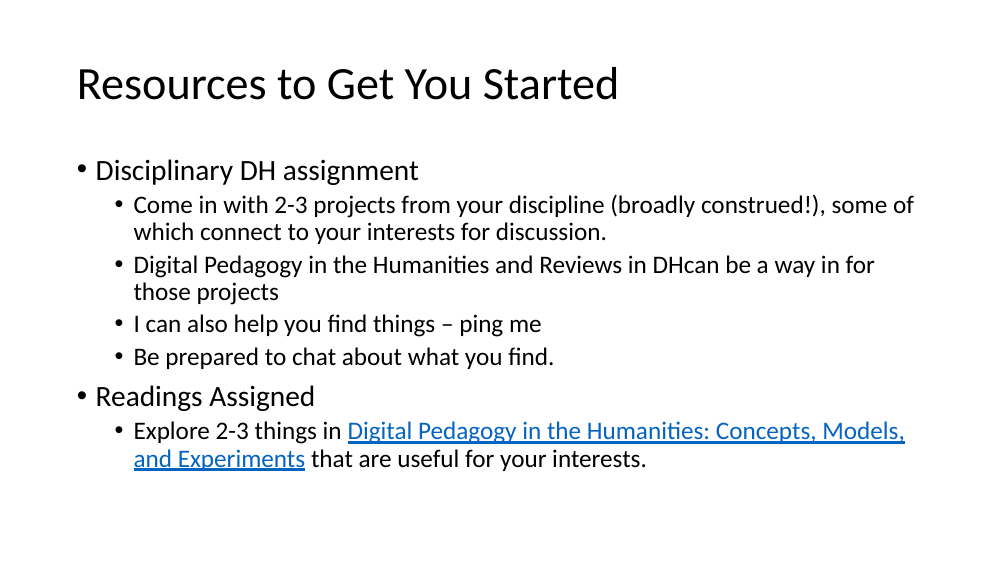
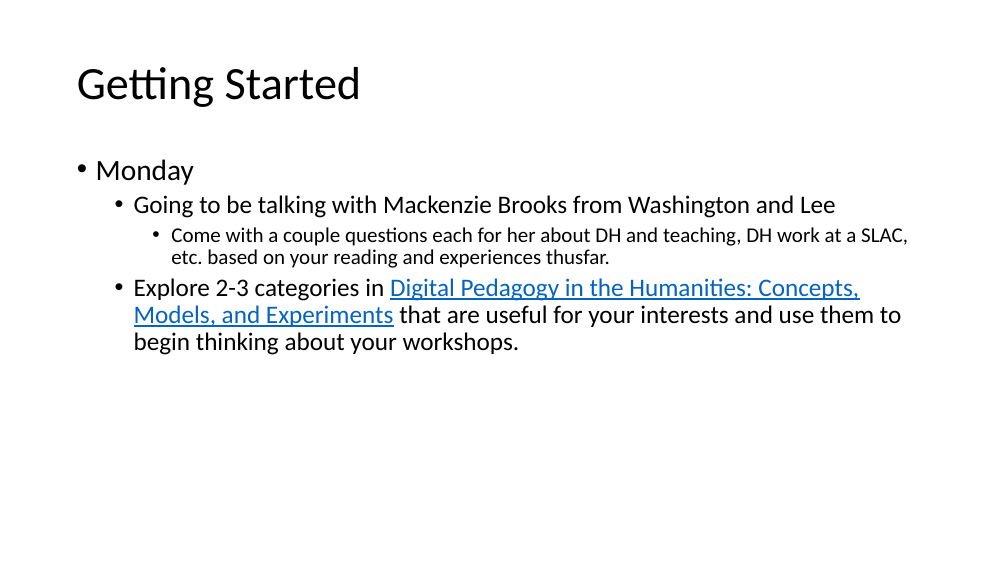
Before and after one commit to scholarslab/praxis, a slide deck: slide 26 of assets/workshop-on-workshops/workshop-on-workshops.pptx (slide 25 before the commit). Drawn at 1008x567 pixels with LibreOffice and Linux fonts; fonts in the diff are those of the drawing. Boxes give left, top, right and bottom in pixels: in the first picture for what was removed or moved away, otherwise in the second. Text is boxed around its words. In the diff, an @@ line names an element or a change of style, - is before the commit and + after.

Commit message:
update with readings for critical digital pedaogyg

```diff
--- a/assets/workshop-on-workshops/workshop-on-workshops.pptx
+++ b/assets/workshop-on-workshops/workshop-on-workshops.pptx
@@ title at <box>77,67,362,107</box>: text changed @@
-Resources to Get You Started
+Getting Started
@@ text at <box>96,159,908,355</box>: text changed @@
-• Disciplinary DH assignment
-  • Come in with 2-3 projects from your discipline (broadly construed!), some of which connect to your interests for discussion.
-  • Digital Pedagogy in the Humanities and Reviews in DHcan be a way in for those projects
-  • I can also help you find things – ping me
-  • Be prepared to chat about what you find.
-• Readings Assigned
-  • Explore 2-3 things in Digital Pedagogy in the Humanities: Concepts, Models, and Experiments that are useful for your interests.
+• Monday
+  • Going to be talking with Mackenzie Brooks from Washington and Lee
+    • Come with a couple questions each for her about DH and teaching, DH work at a SLAC, etc. based on your reading and experiences thusfar.
+  • Explore 2-3 categories in Digital Pedagogy in the Humanities: Concepts, Models, and Experiments that are useful for your interests and use them to begin thinking about your workshops.
```
Also in this commit, not shown: 4 other slides changed, 1 slide added, 3 other files.
